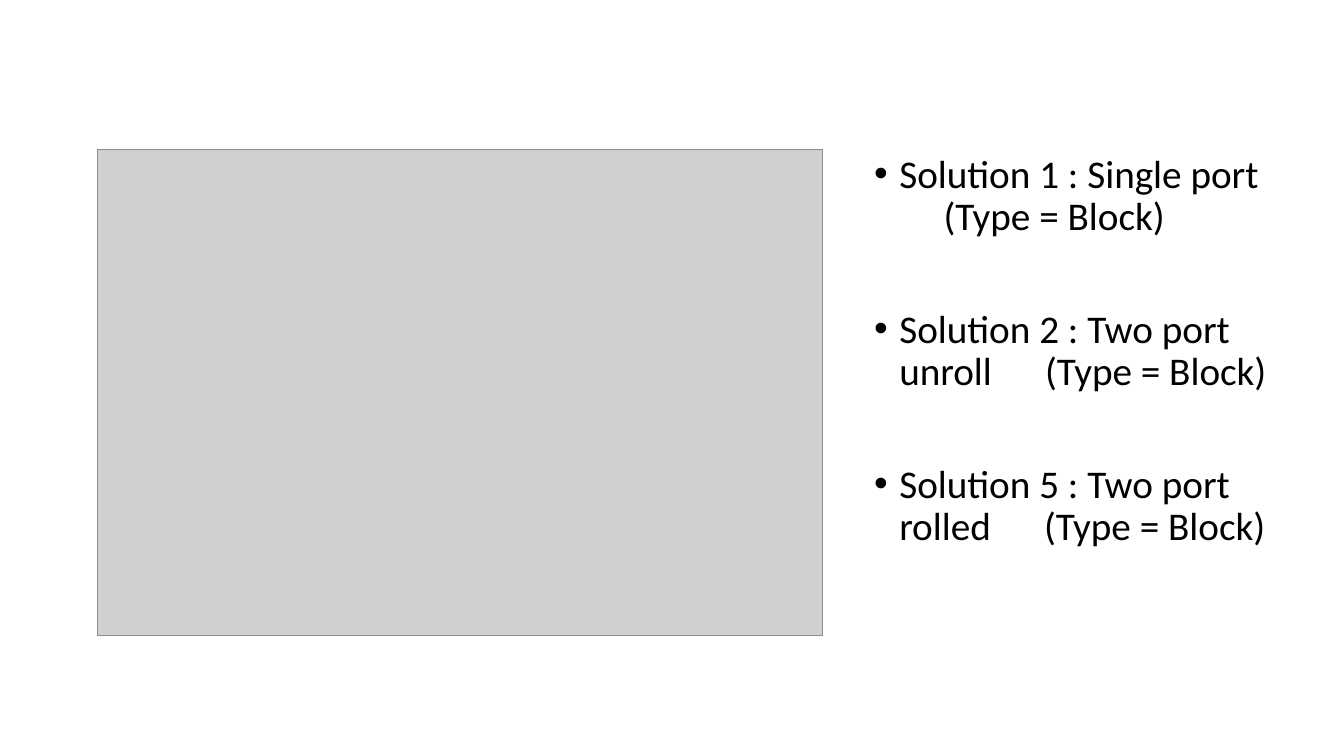
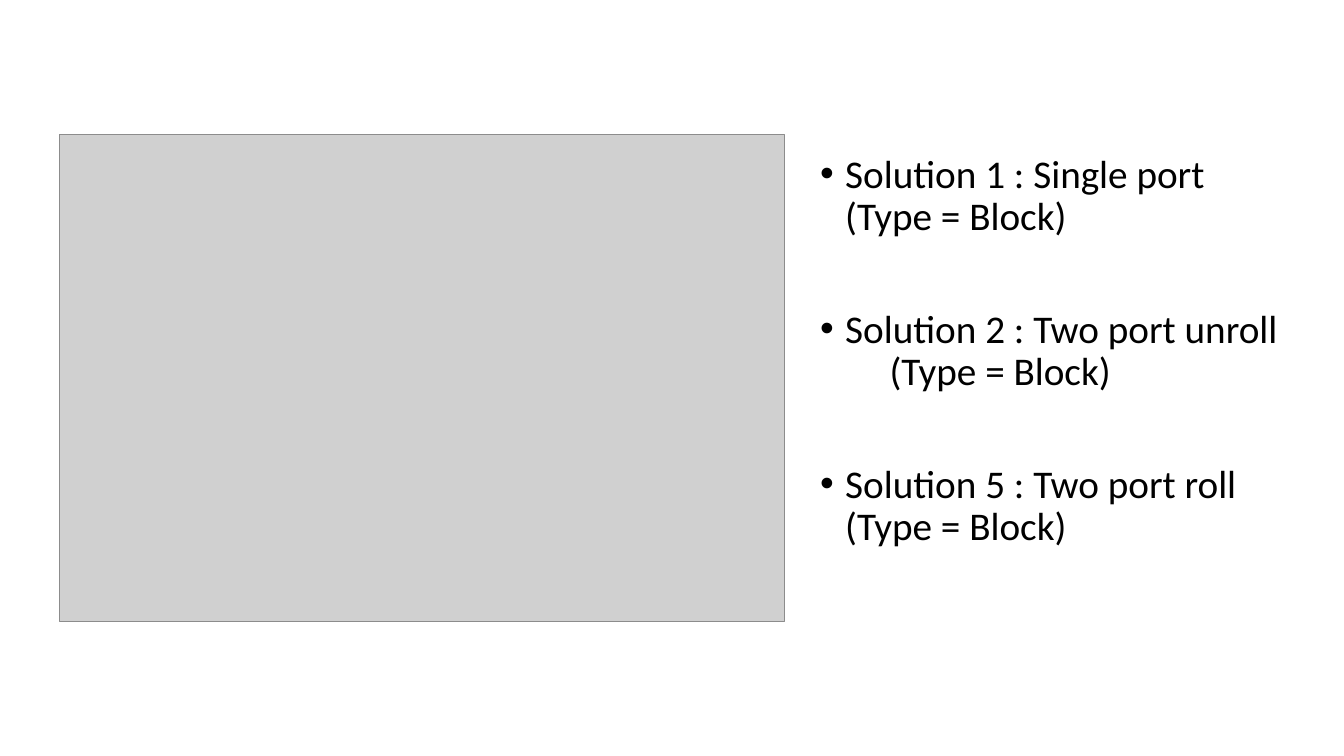
Before and after one commit to ZheChen-Bill/Interface_Synthesis, a slide deck: slide 26 of 111061545_labA_report.pptx (slide 16 before the commit). Drawn at 1344x756 pixels with LibreOffice and Linux fonts; fonts in the diff are those of the drawing; grey boxes stand for pictures. Boxes give left, top, right and bottom in pixels: in the first picture for what was removed or moved away, otherwise in the second. Text is boxed around its words. In the diff, an @@ line names an element or a change of style, - is before the commit and + after.

```diff
--- a/111061545_labA_report.pptx
+++ b/111061545_labA_report.pptx
@@ picture moved from (x1=98, y1=149, x2=823, y2=635) to (x1=59, y1=135, x2=784, y2=621) @@
@@ text "Solution 1 : Single port ..." moved from (x1=899, y1=160, x2=1266, y2=547) to (x1=845, y1=160, x2=1278, y2=547) @@
@@ text at (x1=845, y1=470, x2=1237, y2=547): text changed @@
-• Solution 5 : Two port rolled (Type = Block)
+• Solution 5 : Two port roll (Type = Block)
```
Also in this commit, not shown: 6 other slides changed, 18 slides added, 1 slide removed.
